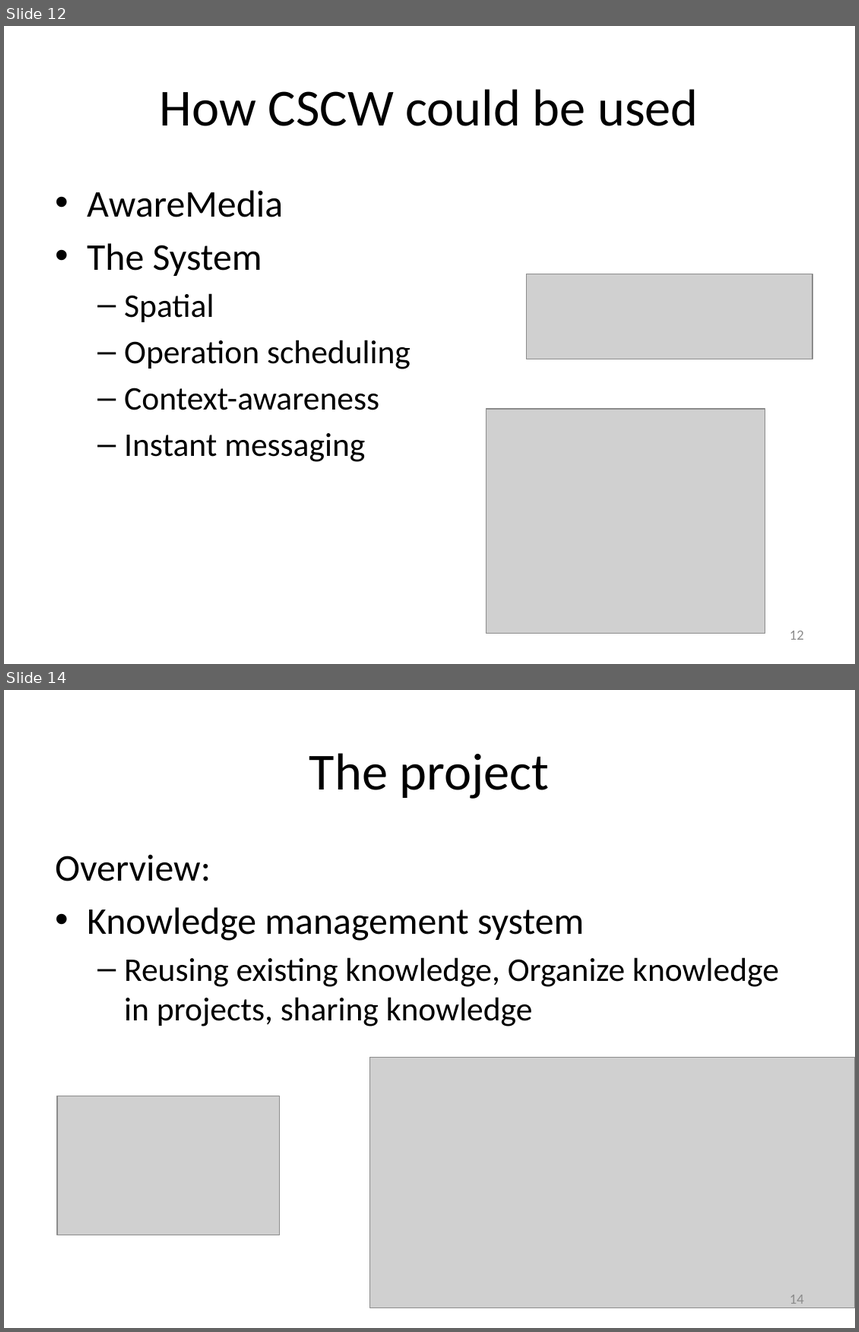
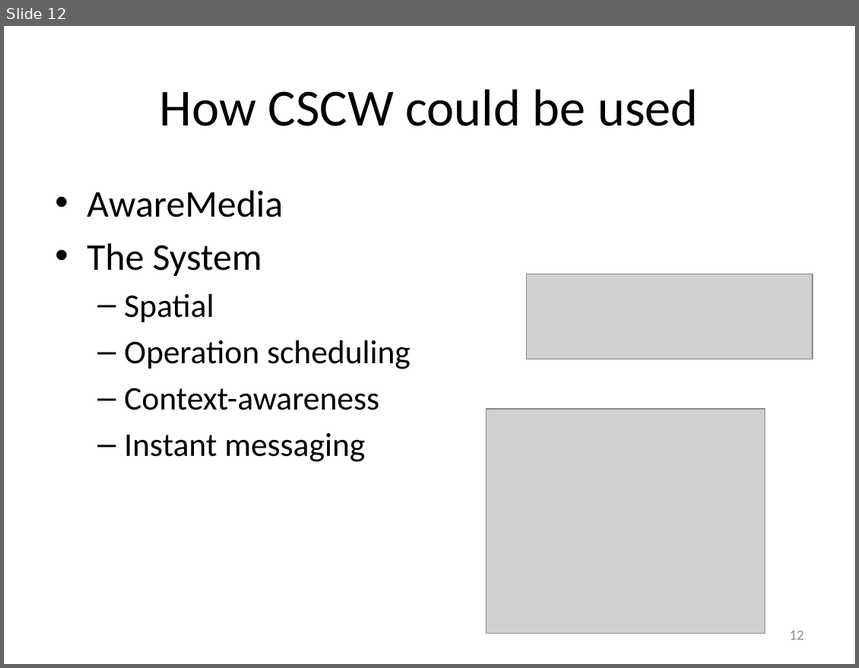
Before and after one commit to isurup/kalle-martin-group, a slide deck: SSE3/MartinPresentation/SSE3_4.pptx. Shown one above the other, each under a label of ours: slides 12 and 14 before the commit, slide 12 after it; the slides between them are not shown. The pictures are 859x1332 and 859x668 pixels, drawn with LibreOffice and Linux fonts; fonts in the diff are those of the drawing; grey boxes stand for pictures. Boxes give left, top, right and bottom in pixels: in the first picture for what was removed or moved away, otherwise in the second. Text is boxed around its words. In the diff, an @@ line names an element or a change of style, - is before the commit and + after.

```diff
--- a/SSE3/MartinPresentation/SSE3_4.pptx
+++ b/SSE3/MartinPresentation/SSE3_4.pptx
@@ slide 14 removed at (x1=4, y1=690, x2=855, y2=1328), background #FFFFFF @@
@@ title removed at (x1=310, y1=753, x2=550, y2=799) @@
-The project
@@ text removed at (x1=55, y1=854, x2=779, y2=1027) @@
-Overview:
-• Knowledge management system
-  – Reusing existing knowledge, Organize knowledge in projects, sharing knowledge
@@ picture removed at (x1=370, y1=1058, x2=855, y2=1309) @@
@@ picture removed at (x1=56, y1=1096, x2=279, y2=1236) @@
@@ page number removed at (x1=790, y1=1295, x2=804, y2=1309) @@
-14
```
Also in this commit, not shown: 2 slides changed, 3 other slides removed, 3 other files.
